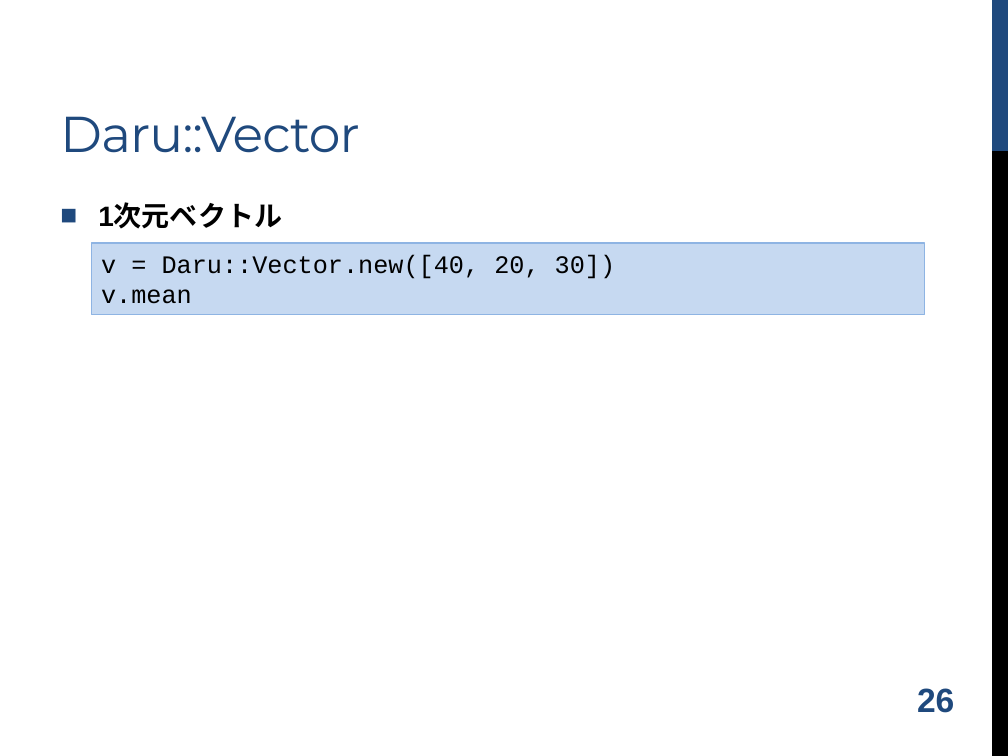
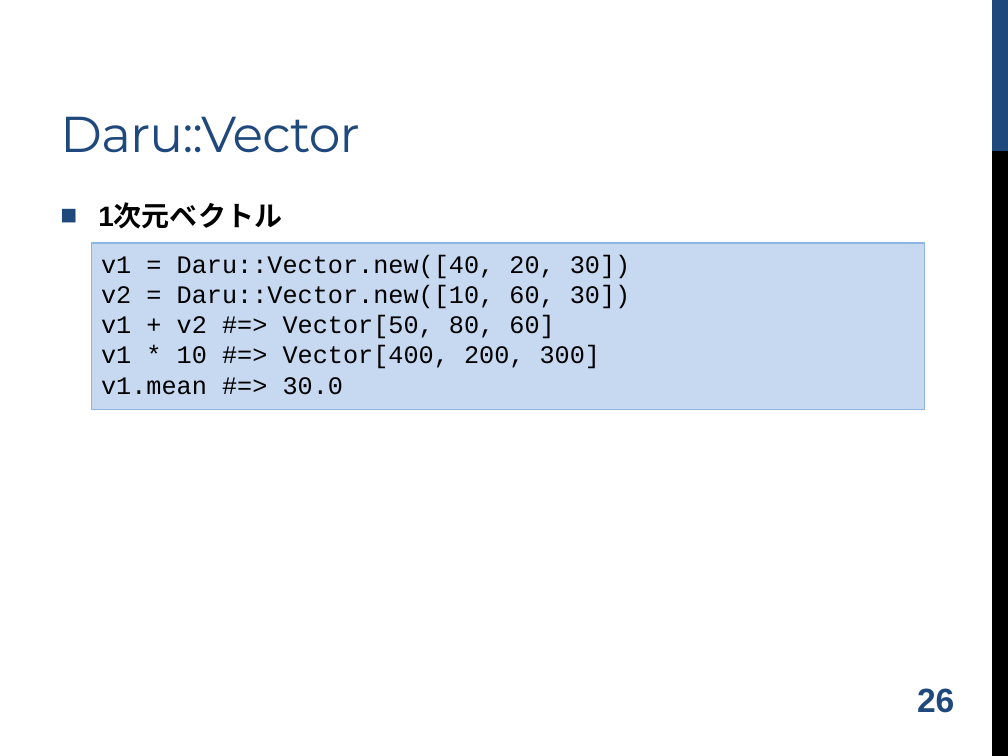
Before and after one commit to shugo/DCW2016, a slide deck: slide 27 of ruby_data_analysis.pptx. Drawn at 1008x756 pixels with LibreOffice and Linux fonts; fonts in the diff are those of the drawing; background and template pictures are left out. Boxes give left, top, right and bottom in pixels: in the first picture for what was removed or moved away, otherwise in the second. Text is boxed around its words. In the diff, an @@ line names an element or a change of style, - is before the commit and + after.

```diff
--- a/ruby_data_analysis.pptx
+++ b/ruby_data_analysis.pptx
@@ rectangle "v1 = Daru::Vector.new([40, 20, 30])" resized from (x1=92, y1=243, x2=925, y2=314) to (x1=92, y1=243, x2=925, y2=409) @@
@@ text in rectangle at (x1=101, y1=254, x2=631, y2=395): text changed @@
-v = Daru::Vector.new([40, 20, 30])
-v.mean
+v1 = Daru::Vector.new([40, 20, 30])
+v2 = Daru::Vector.new([10, 60, 30])
+v1 + v2 #=> Vector[50, 80, 60]
+v1 * 10 #=> Vector[400, 200, 300]
+v1.mean #=> 30.0
```
Also in this commit, not shown: 6 other slides changed, 2 other files.
